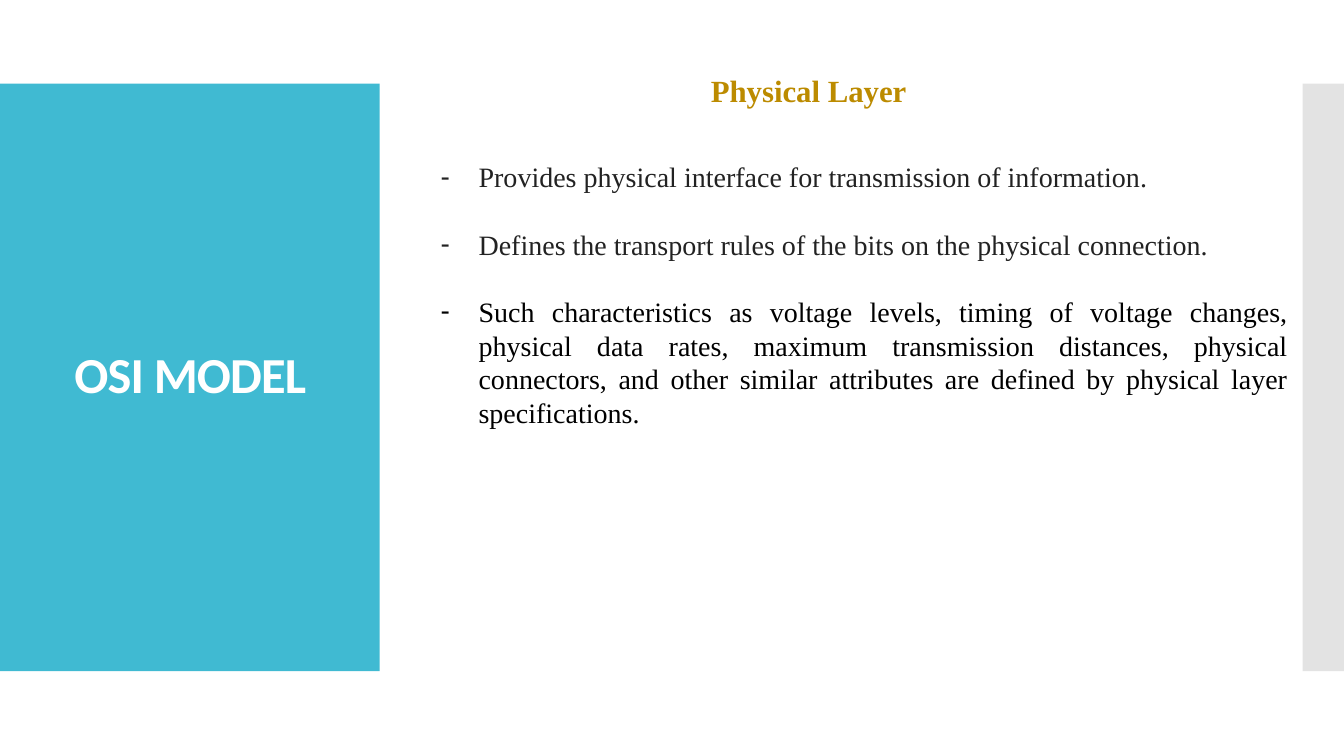
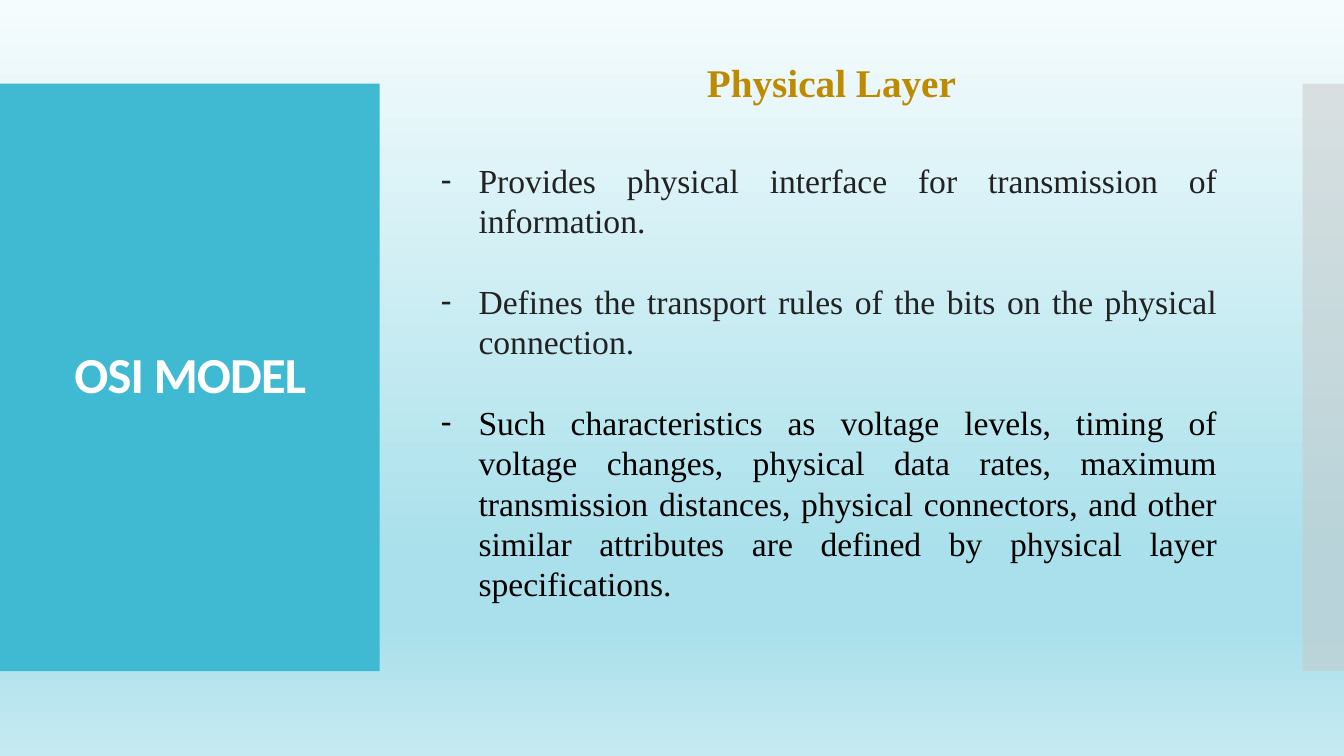
Before and after one commit to tiendatdk3493/video-javaScript, a slide deck: slide 4 of TCP-IP.pptx. Drawn at 1344x756 pixels with LibreOffice and Linux fonts; fonts in the diff are those of the drawing. Boxes give left, top, right and bottom in pixels: in the first picture for what was removed or moved away, otherwise in the second. Text is boxed around its words. In the diff, an @@ line names an element or a change of style, - is before the commit and + after.

```diff
--- a/TCP-IP.pptx
+++ b/TCP-IP.pptx
@@ background #FFFFFF to gradient #F5FCFD to #A9E0EB to #C6EAF1 @@
@@ text "Physical Layer": place and size @@
-text "Physical Layer" at bbox=[711, 80, 907, 108]
+text "Physical Layer" at bbox=[707, 69, 956, 104]
@@ text "Physical Layer" at bbox=[707, 69, 956, 104]: size 22 to 28 pt @@
@@ text "Provides physical interface for transmission ..." at bbox=[479, 169, 1217, 603]: size 20 to 24 pt @@
```
Also in this commit, not shown: 20 other slides changed, 5 slides added, 1 slide removed, 1 other file.
